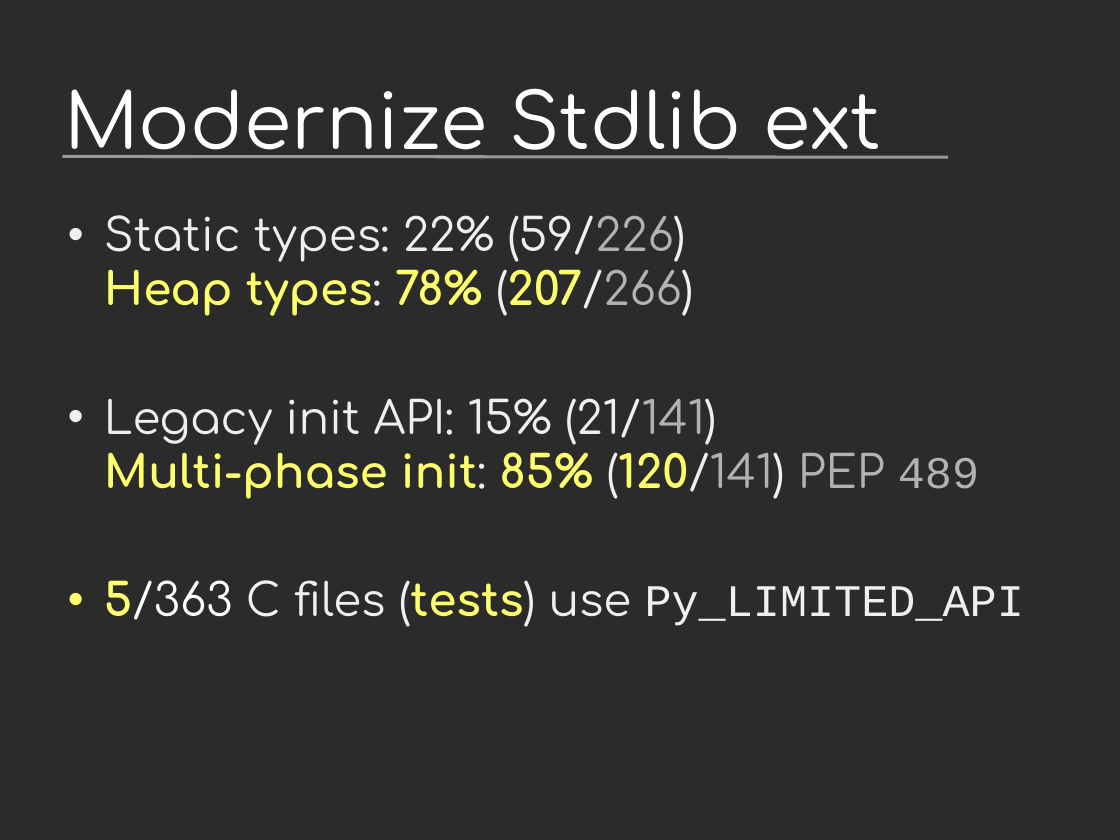
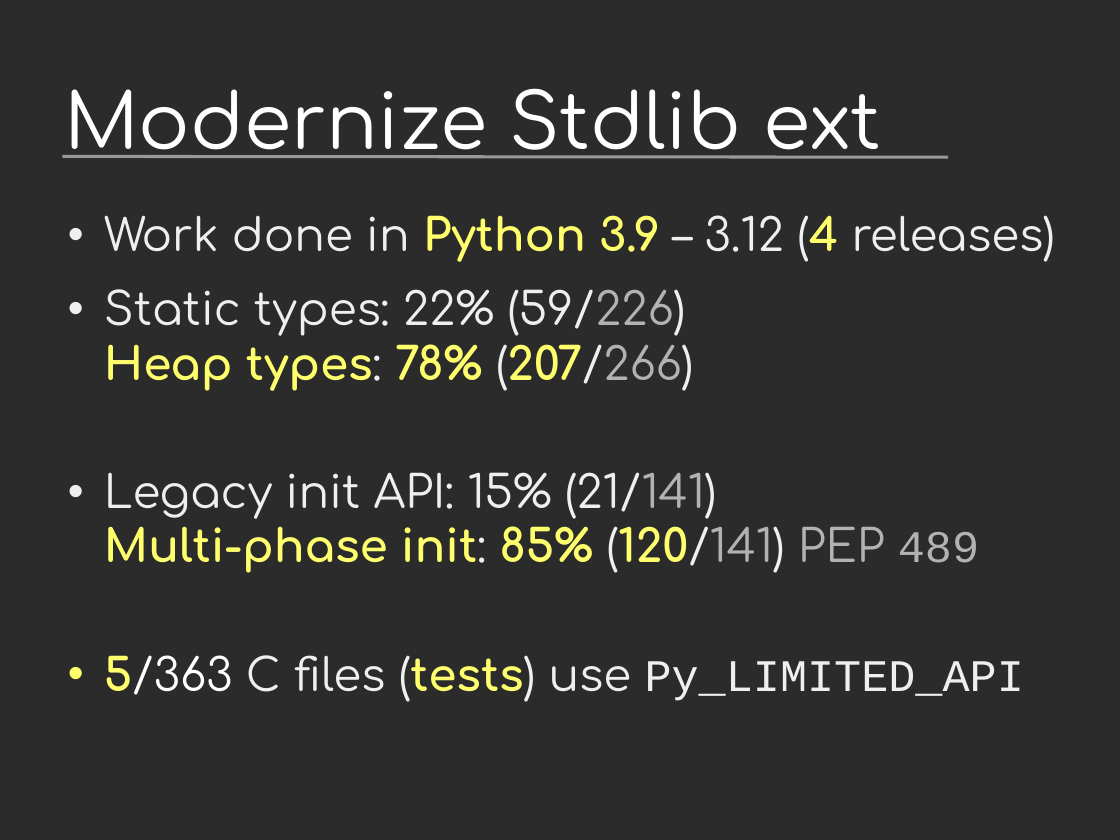
Before and after one commit to vstinner/talks, a slide deck: slide 17 of 2023-CoreDevSprint-Brno/c-api.odp (slide 16 before the commit). Drawn at 1120x840 pixels with LibreOffice and Linux fonts; fonts in the diff are those of the drawing; background and template pictures are left out; a plain dark background stands for a picture behind light text. Boxes give left, top, right and bottom in pixels: in the first picture for what was removed or moved away, otherwise in the second. Text is boxed around its words. In the diff, an @@ line names an element or a change of style, - is before the commit and + after.

```diff
--- a/2023-CoreDevSprint-Brno/c-api.odp
+++ b/2023-CoreDevSprint-Brno/c-api.odp
@@ text at (104,215,1055,262): paragraph added @@
+• Work done in Python 3.9 – 3.12 (4 releases)
```
Also in this commit, not shown: 5 other slides changed, 5 slides added, 1 other file.
